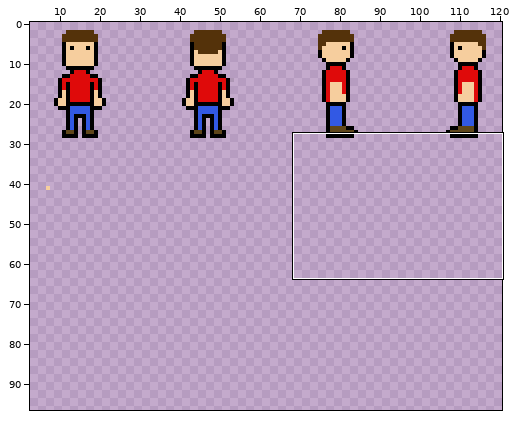
Sprite sheet: res/characterSheet.png. The picture above shows the old version from afar; the outline marks the close-up.
Close-up. Before the commit:
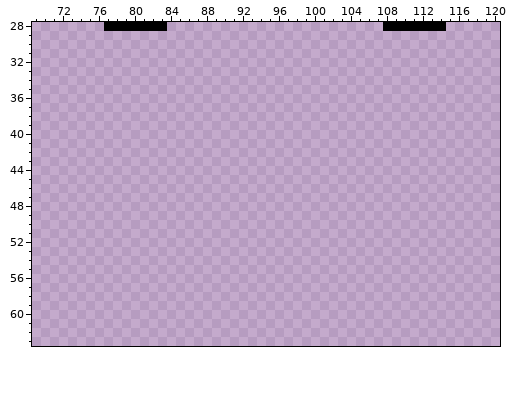
The file is 256x256 pixels. Pixels under 10% opacity are left out. Colours within 5 levels of each other are drawn and written as one. Shown: x 69..120, y 28..63. The wide view leaves out empty margins. The commit also changed other parts of the picture, which this record leaves out.
Now the later version:
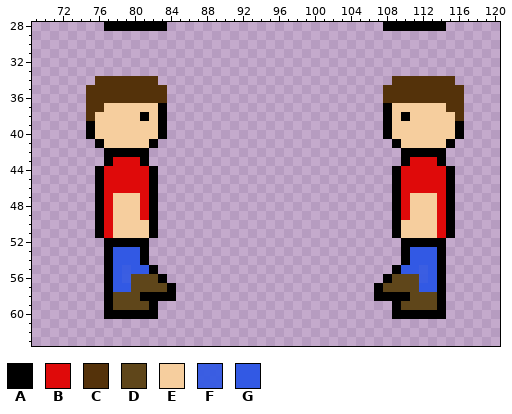
Palette (. is transparent): A #000000  B #df0a0a  C #54320a  D #5f461a  E #f6ce9e  F #3259e4ef  G #3259e4
The edit:
y 34: x 76..82 ....... -> CCCCCCC; x 109..115 ....... -> CCCCCCC
y 35..36: x 75..83 ......... -> CCCCCCCCC; x 108..116 ......... -> CCCCCCCCC
y 37: x 75..83 ......... -> CCEEEEEEA; x 108..116 ......... -> AEEEEEECC
y 38: x 75..83 ......... -> CEEEEEAEA; x 108..116 ......... -> AEAEEEEEC
y 39..40: x 75..83 ......... -> AEEEEEEEA; x 108..116 ......... -> AEEEEEEEA
y 41: x 76..82 ....... -> AEEEEEA; x 109..115 ....... -> AEEEEEA
y 42: x 77..81 ..... -> AAAAA; x 110..114 ..... -> AAAAA
y 43: x 77..81 ..... -> ABBBA; x 110..114 ..... -> ABBBA
y 44..46: x 76..82 ....... -> ABBBBBA; x 109..115 ....... -> ABBBBBA
y 47..49: x 76..82 ....... -> ABEEEBA; x 109..115 ....... -> ABEEEBA
y 50..51: x 76..82 ....... -> ABEEEEA; x 109..115 ....... -> AEEEEBA
y 52: x 77..81 ..... -> AAAAA; x 110..114 ..... -> AAAAA
y 53..54: x 77..81 ..... -> AGGGA; x 110..114 ..... -> AGGGA
y 55: x 77..82 ...... -> AGFGGA; x 109..114 ...... -> AGGFGA
y 56: x 77..83 ....... -> AGFDDDA; x 108..114 ....... -> ADDDFGA
y 57: x 77..84 ........ -> AGGDDDDA; x 107..114 ........ -> ADDDDGGA
y 58: x 77..84 ........ -> ADDDAAAA; x 107..114 ........ -> AAAADDDA
y 59: x 77..82 ...... -> ADDDDA; x 109..114 ...... -> ADDDDA
y 60: x 77..82 ...... -> AAAAAA; x 109..114 ...... -> AAAAAA
Changed places in both close-ups, as pixel boxes (x1, y1, x2, y2):
added: (86, 76, 176, 319)
added: (374, 76, 464, 319)
